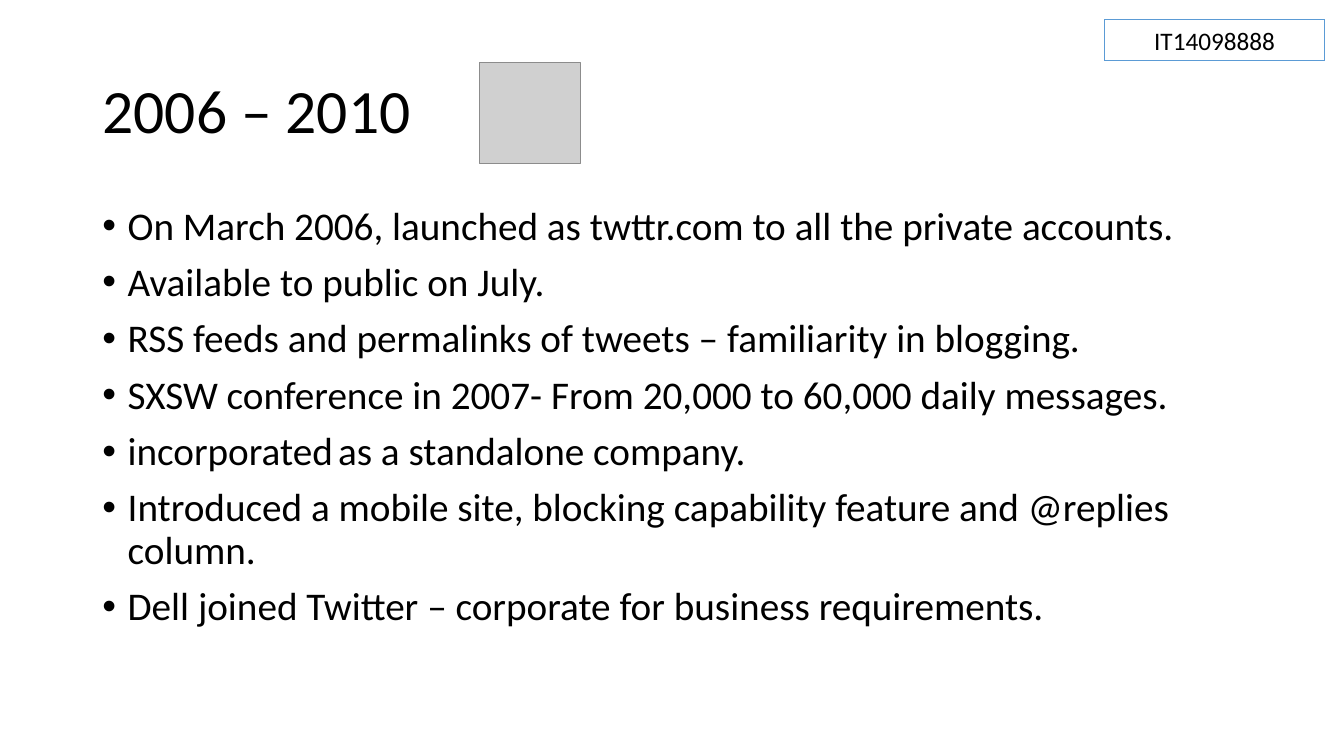
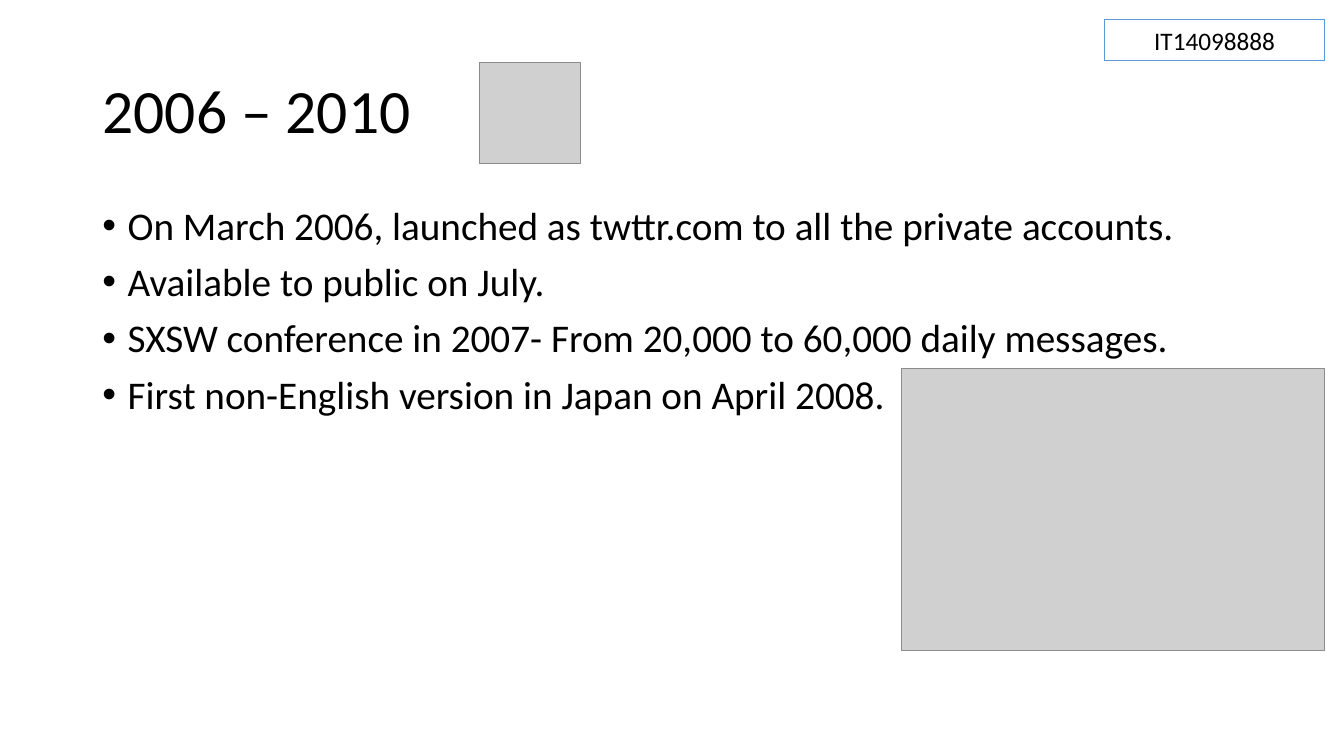
Before and after one commit to Sajith16/SACaseStudy, a slide deck: slide 4 of DSN-QRL-GR2.pptx. Drawn at 1344x756 pixels with LibreOffice and Linux fonts; fonts in the diff are those of the drawing; grey boxes stand for pictures. Boxes give left, top, right and bottom in pixels: in the first picture for what was removed or moved away, otherwise in the second. Text is boxed around its words. In the diff, an @@ line names an element or a change of style, - is before the commit and + after.

Commit message:
updated

```diff
--- a/DSN-QRL-GR2.pptx
+++ b/DSN-QRL-GR2.pptx
@@ text at bbox=[128, 324, 1080, 359]: paragraph removed @@
-• RSS feeds and permalinks of tweets – familiarity in blogging.
@@ text at bbox=[128, 381, 884, 416]: text changed @@
-• incorporated as a standalone company.
-• Introduced a mobile site, blocking capability feature and @replies column.
-• Dell joined Twitter – corporate for business requirements.
+• First non-English version in Japan on April 2008.
@@ picture added at bbox=[902, 369, 1326, 650] @@
```
Also in this commit, not shown: 1 slide added.
